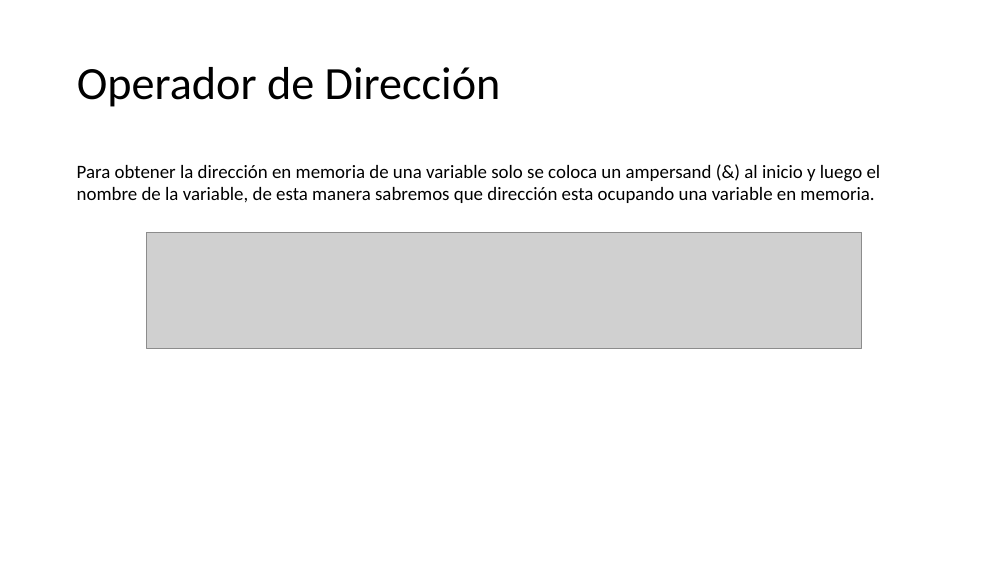
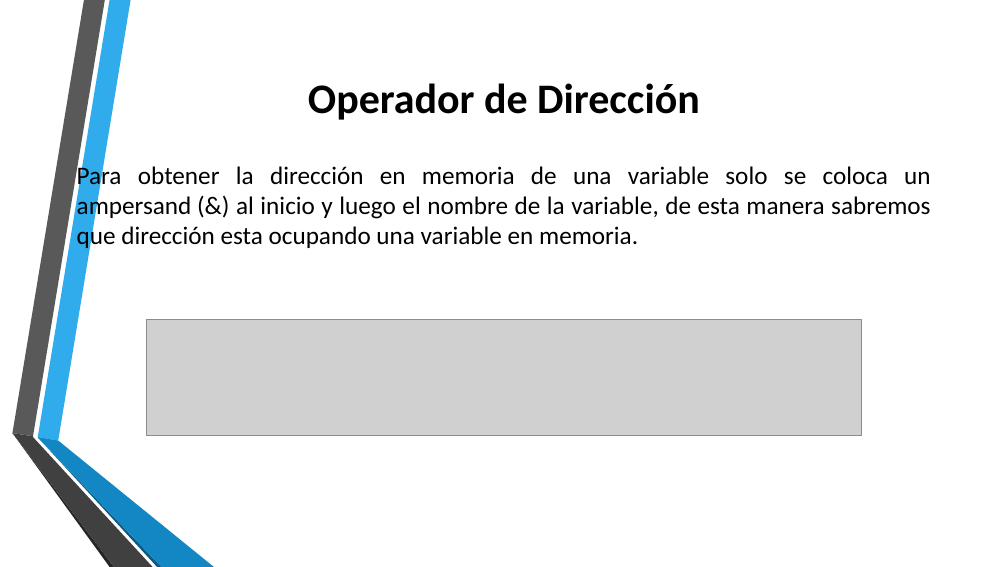
Before and after one commit to Luis96791/EstructuraDatos, a slide deck: slide 3 of Apuntadores.pptx. Drawn at 1008x567 pixels with LibreOffice and Linux fonts; fonts in the diff are those of the drawing; grey boxes stand for pictures; background and template pictures are left out. Boxes give left, top, right and bottom in pixels: in the first picture for what was removed or moved away, otherwise in the second. Text is boxed around its words. In the diff, an @@ line names an element or a change of style, - is before the commit and + after.

```diff
--- a/Apuntadores.pptx
+++ b/Apuntadores.pptx
@@ title "Operador de Dirección" moved from (x1=77, y1=67, x2=501, y2=107) to (x1=308, y1=83, x2=700, y2=120) @@
@@ title "Operador de Dirección" at (x1=308, y1=83, x2=700, y2=120): size 44 to 40 pt, bold on; alignment left to centre; line spacing 0.9 to 1 @@
@@ text "Para obtener la dirección en ..." at (x1=77, y1=163, x2=930, y2=251): size 18 to 24 pt; alignment left to justified @@
@@ picture moved from (x1=146, y1=232, x2=861, y2=349) to (x1=146, y1=319, x2=861, y2=436) @@
@@ group added at (x1=12, y1=0, x2=214, y2=567): 6 freeform shapes @@
```
Also in this commit, not shown: 1 other slide changed, 13 slides added, 2 slides removed, 22 other files.
